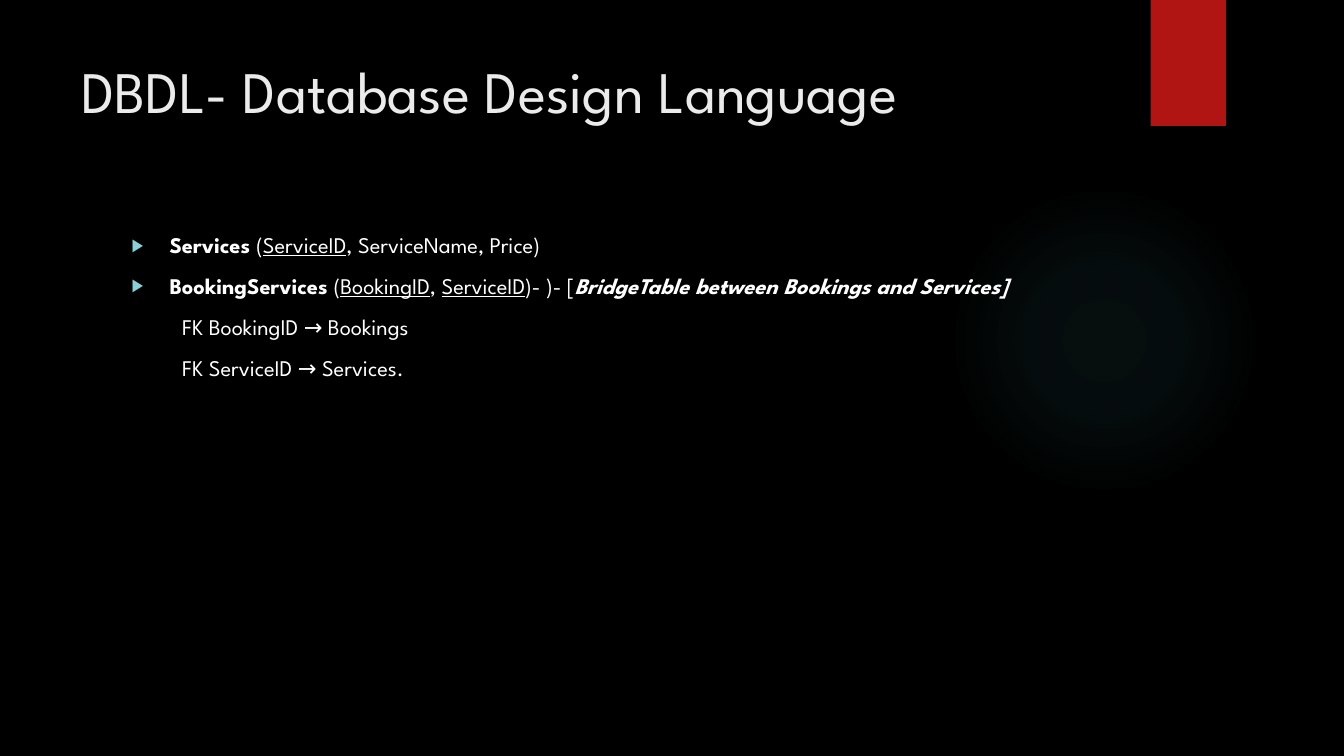
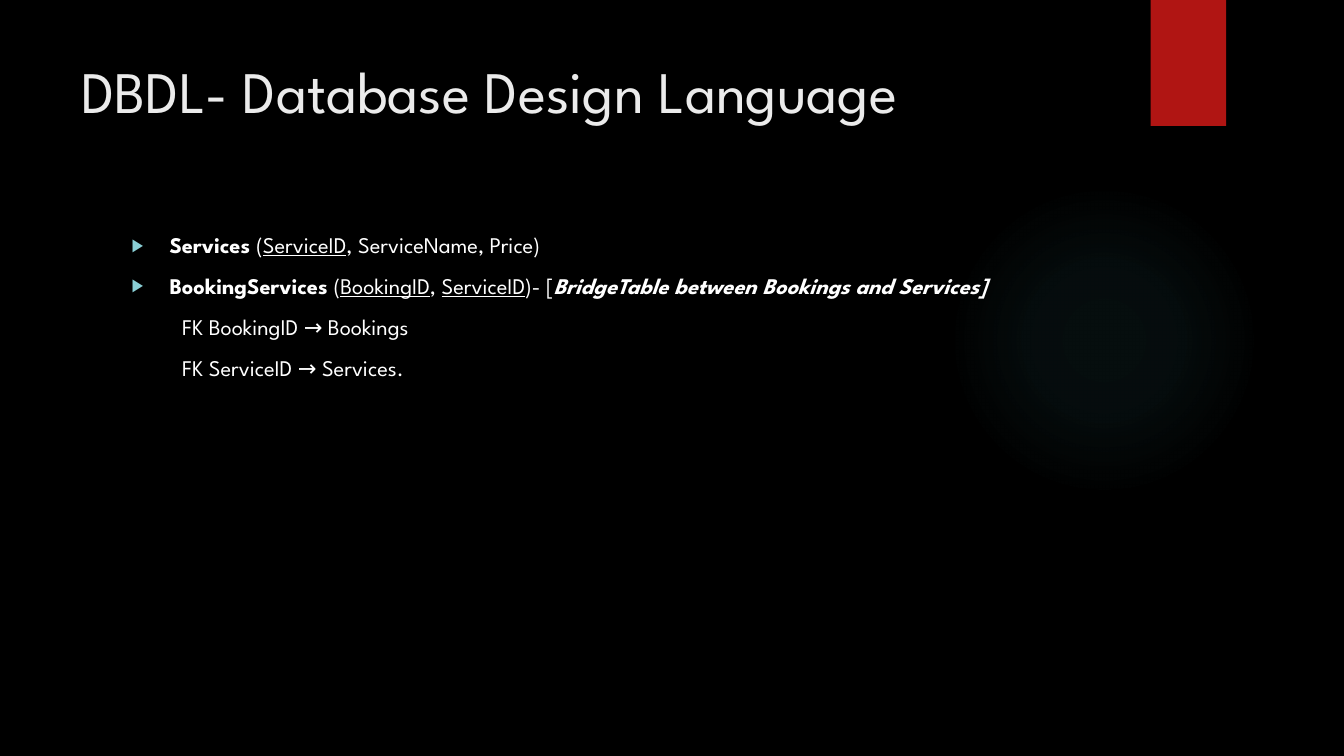
Before and after one commit to mohammadabir/Introduction-To-Database-05-04-2026, a slide deck: slide 8 of Presentation/Hotel Management System.pptx. Drawn at 1344x756 pixels with LibreOffice and Linux fonts; fonts in the diff are those of the drawing; background and template pictures are left out. Boxes give left, top, right and bottom in pixels: in the first picture for what was removed or moved away, otherwise in the second. Text is boxed around its words. In the diff, an @@ line names an element or a change of style, - is before the commit and + after.

```diff
--- a/Presentation/Hotel Management System.pptx
+++ b/Presentation/Hotel Management System.pptx
@@ text at [170, 278, 987, 299]: text changed @@
-▶ BookingServices (BookingID, ServiceID)- )- [BridgeTable between Bookings and Services]
+▶ BookingServices (BookingID, ServiceID)- [BridgeTable between Bookings and Services]
```
Also in this commit, not shown: 2 other slides changed, 13 other files.
